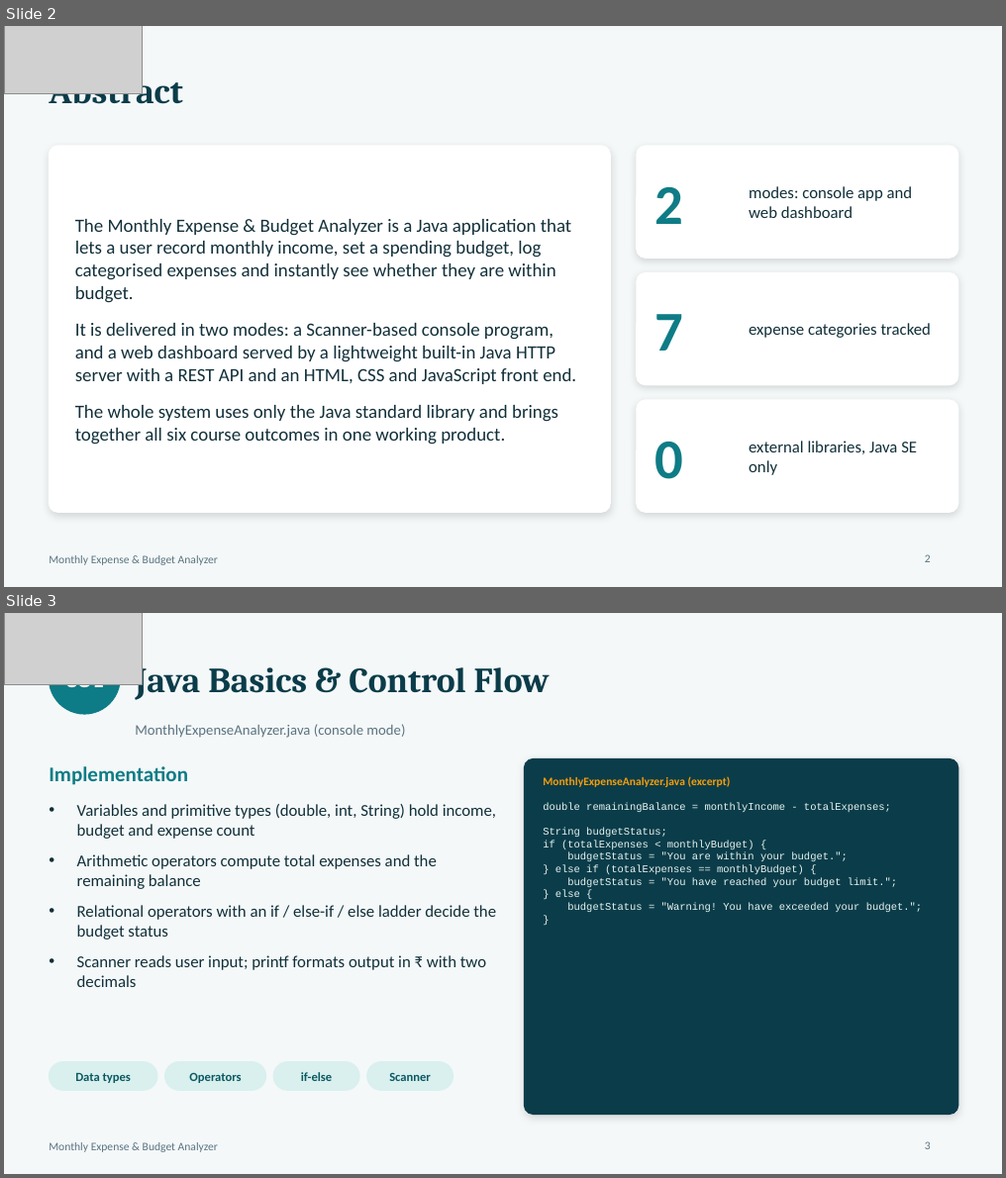
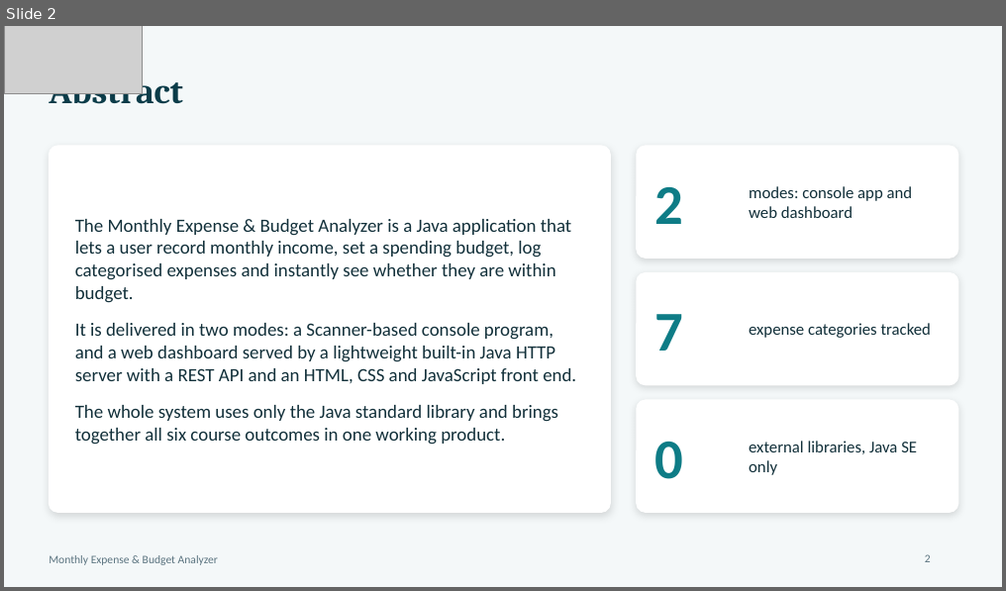
Before and after one commit to bheemavarapuSandeep/Monthly-Expensive---Budget-Analyzer, a slide deck: Expense_Analyzer_Project_Ppt.pptx. Shown one above the other, each under a label of ours: slides 2 and 3 before the commit, slide 2 after it. The pictures are 1006x1178 and 1006x591 pixels, drawn with LibreOffice and Linux fonts; fonts in the diff are those of the drawing; grey boxes stand for pictures. Boxes give left, top, right and bottom in pixels: in the first picture for what was removed or moved away, otherwise in the second. Text is boxed around its words. In the diff, an @@ line names an element or a change of style, - is before the commit and + after.

```diff
--- a/Expense_Analyzer_Project_Ppt.pptx
+++ b/Expense_Analyzer_Project_Ppt.pptx
@@ slide 3 removed at (4, 613, 1002, 1174), background #F4F8F9; not listed: 1 template element that a slide beside it also shows @@
@@ picture removed at (4, 613, 142, 685) @@
@@ ellipse removed at (49, 643, 120, 714) @@
@@ title removed at (135, 660, 549, 700) @@
-Java Basics & Control Flow
@@ text removed at (65, 684, 104, 693) @@
-CO1
@@ text removed at (135, 724, 405, 738) @@
-MonthlyExpenseAnalyzer.java (console mode)
@@ rounded rectangle removed at (525, 759, 958, 1115) @@
@@ text removed at (49, 766, 188, 785) @@
-Implementation
@@ text removed at (543, 776, 731, 787) @@
-MonthlyExpenseAnalyzer.java (excerpt)
@@ text removed at (77, 804, 496, 987) @@
-• Variables and primitive types (double, int, String) hold income, budget and expense count
-• Arithmetic operators compute total expenses and the remaining balance
-• Relational operators with an if / else-if / else ladder decide the budget status
-• Scanner reads user input; printf formats output in ₹ with two decimals
@@ text removed at (543, 803, 923, 912) @@
-double remainingBalance = monthlyIncome - totalExpenses;
-String budgetStatus;
-if (totalExpenses < monthlyBudget) {
-budgetStatus = "You are within your budget.";
-} else if (totalExpenses == monthlyBudget) {
-budgetStatus = "You have reached your budget limit.";
-} else {
-budgetStatus = "Warning! You have exceeded your budget.";
-}
@@ rounded rectangle removed at (49, 1062, 157, 1090) @@
@@ text removed at (75, 1073, 131, 1083) @@
-Data types
@@ rounded rectangle removed at (165, 1062, 266, 1090) @@
@@ text removed at (189, 1072, 241, 1083) @@
-Operators
@@ rounded rectangle removed at (273, 1062, 359, 1090) @@
@@ text removed at (301, 1072, 332, 1081) @@
-if-else
@@ rounded rectangle removed at (367, 1062, 453, 1090) @@
@@ text removed at (389, 1072, 431, 1081) @@
-Scanner
@@ page number removed at (925, 1142, 931, 1150) @@
-3
```
Also in this commit, not shown: 6 slides added, 5 other slides removed.
